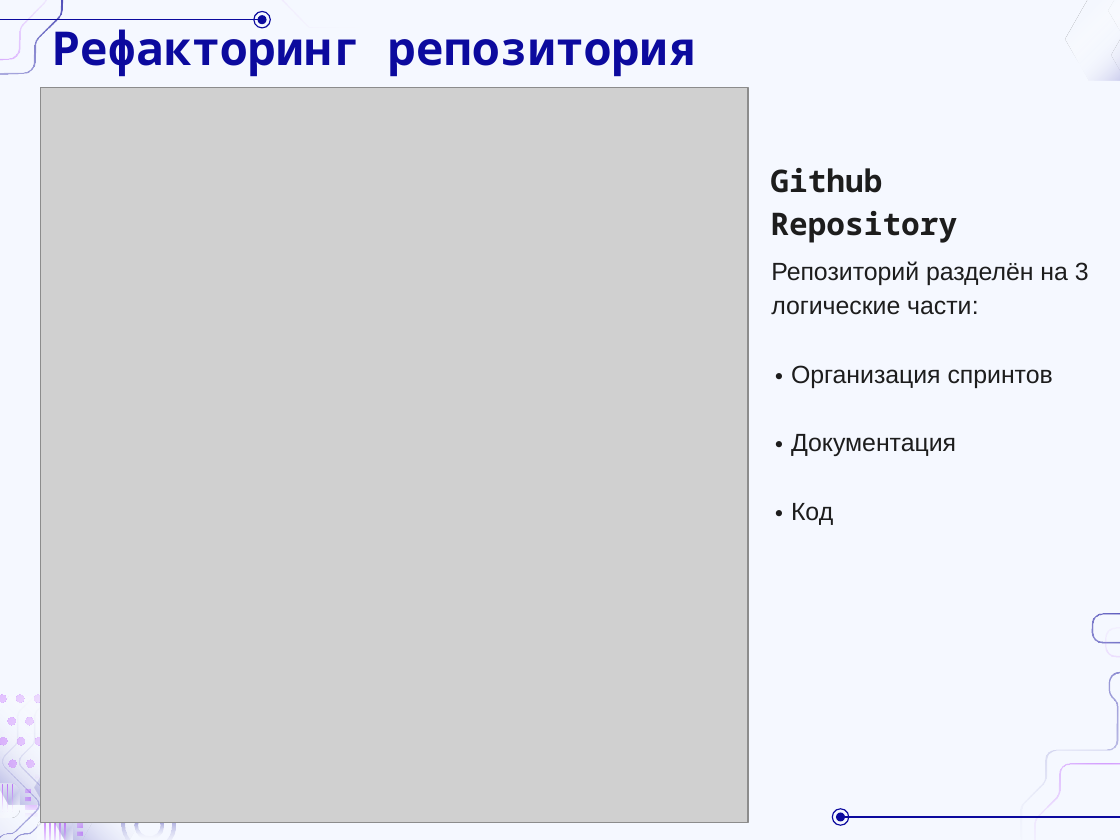
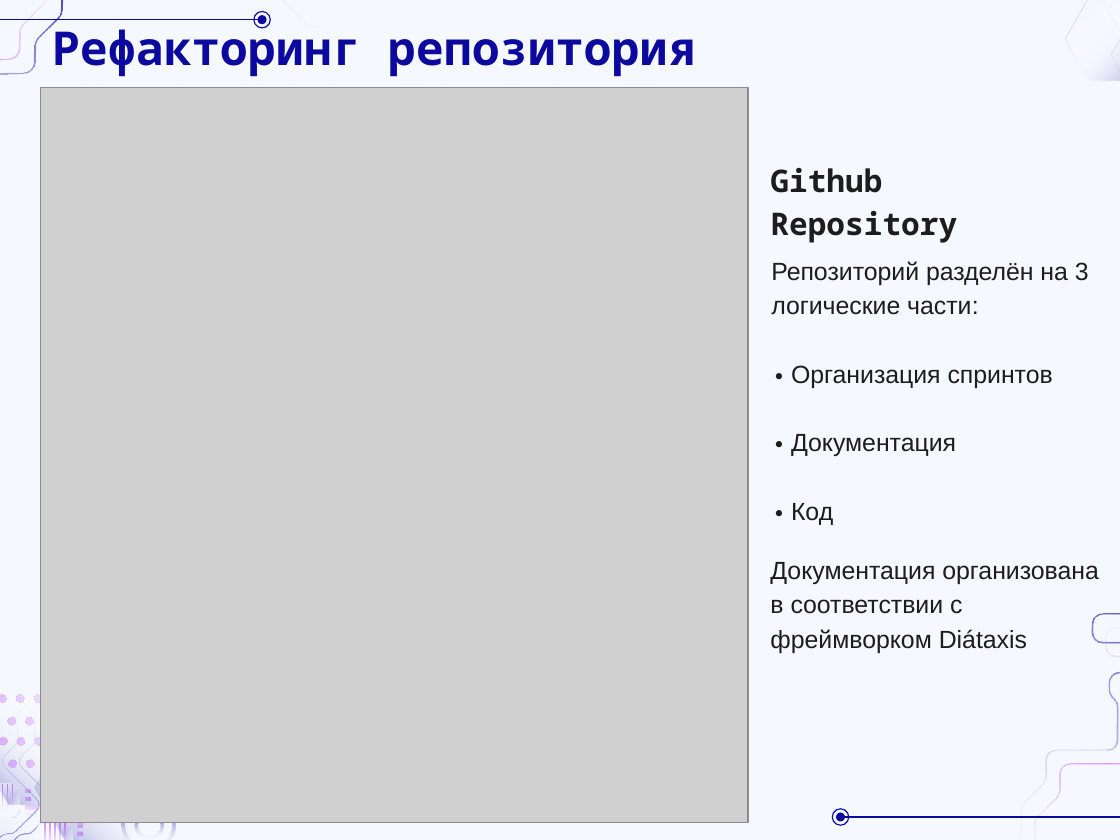
Before and after one commit to DaL1ner/virtual_queue_management_system, a slide deck: slide 15 of docs/course-work/reports/presentation/sprint-12.pptx (slide 13 before the commit). Drawn at 1120x840 pixels with LibreOffice and Linux fonts; fonts in the diff are those of the drawing; grey boxes stand for pictures; background and template pictures are left out. Boxes give left, top, right and bottom in pixels: in the first picture for what was removed or moved away, otherwise in the second. Text is boxed around its words. In the diff, an @@ line names an element or a change of style, - is before the commit and + after.

```diff
--- a/docs/course-work/reports/presentation/sprint-12.pptx
+++ b/docs/course-work/reports/presentation/sprint-12.pptx
@@ subtitle added at <box>770,562,1099,653</box>, 16 pt, text #1D1D1D @@
+Документация организована в соответствии с фреймворком Diátaxis
```
Also in this commit, not shown: 6 other slides changed, 3 slides added, 3 other files.
